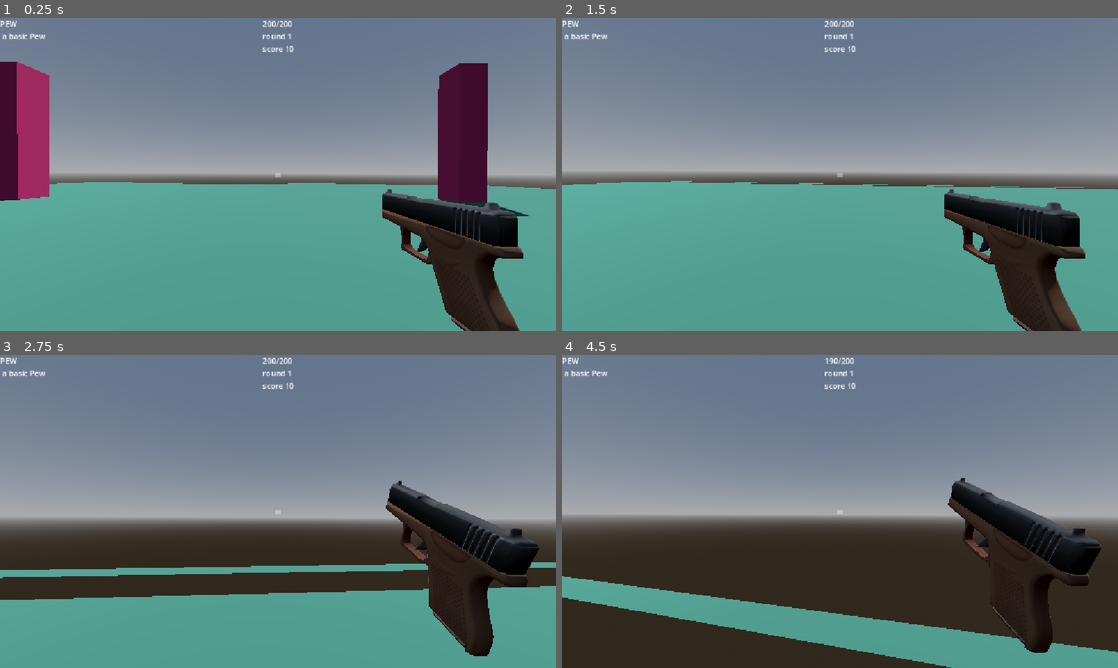
Above: before the commit, frames 1-4 (two rows, left to right).
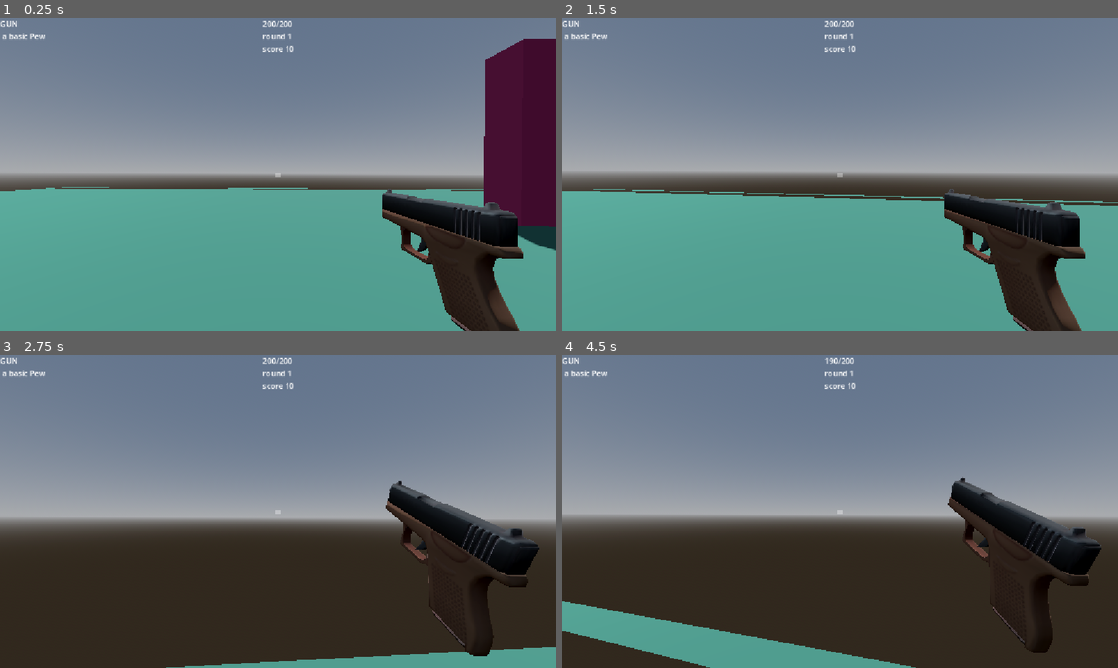
Above: after the commit, the same moments.

Repository: QusaiGDT/Doom-rougelike
Game: Godot game, scene res://Scenes/test.tscn
The game is run twice, just before and just after one commit, with the same random seed, the same clock (stepped at 60 frames per second) and the same inputs.
Inputs (mouse positions are in pixels of both pictures, inside the frame that each line leads up to):
- Up to frame 1 (0.25 s): no input
- Up to frame 2 (1.5 s): move the mouse to (867, 174) at 0.52 s; hold W (up) from 0.53 s (still down); tap E (interact) at 0.6, 1.35 s; move the mouse to (812, 174) at 1.27 s
- Up to frame 3 (2.75 s): keep holding W (up); move the mouse to (289, 505) at 2.02 s; press the mouse at (289, 505) at 2.03 s; tap E (interact) at 2.3 s
- Up to frame 4 (4.5 s): keep holding W (up); move the mouse to (834, 517) at 2.77 s; release the mouse at (834, 517) at 2.78 s; tap E (interact) at 2.85, 3.6 s; tap Enter at 3.5 s; move the mouse to (878, 514) at 3.52 s; tap Space at 4.25 s; move the mouse to (795, 508) at 4.27 s; click (795, 508) at 4.35 s

The runs differ from the first frame. In frame 1, 16% of the frame differs, in the area x 0-100%, y 0-75%; in frame 2, 3.8%; in frame 3, 21%, in the area x 0-100%, y 0-100%; in frame 4, 14%.

Commit message:
added large pinky and loot box

Diff:
--- a/doom-rougelike/AutoLoad.gd
+++ b/doom-rougelike/AutoLoad.gd
@@ -2,7 +2,8 @@
 
 const IMP = preload("uid://cokrj0yjmgi7g")
 const PINKY = preload("res://Characters/pinky/Pinky.tscn")
-var enemies := {IMP : 1, PINKY : 3,}
+const LARGE_PINKY = preload("uid://brf2ymcp64p76")
+var enemies := {IMP : 1, PINKY : 3,LARGE_PINKY : 8}
 
 
 const GUN = preload("uid://b2bivfao7due4")
--- /dev/null
+++ b/doom-rougelike/Characters/Large pinky/Large Pinky.tscn
@@ -0,0 +1,47 @@
+[gd_scene format=3 uid="uid://brf2ymcp64p76"]
+
+[ext_resource type="Script" uid="uid://c1dfm7s27iywp" path="res://Characters/pinky/pinky.gd" id="1_sfn4y"]
+[ext_resource type="Texture2D" uid="uid://bvbjmx8bokbbg" path="res://assets/favorite-iteration-of-the-pinky-demon-v0-7ike6v78zstd1.png" id="2_sqmhj"]
+
+[sub_resource type="StandardMaterial3D" id="StandardMaterial3D_n4nvk"]
+transparency = 2
+alpha_scissor_threshold = 0.5
+alpha_antialiasing_mode = 0
+shading_mode = 0
+albedo_texture = ExtResource("2_sqmhj")
+uv1_scale = Vector3(1.91, 1.91, 1.91)
+uv1_offset = Vector3(0.135, 0.005, 0)
+billboard_mode = 2
+
+[sub_resource type="BoxMesh" id="BoxMesh_cr116"]
+material = SubResource("StandardMaterial3D_n4nvk")
+size = Vector3(2.405, 4, 0)
+
+[sub_resource type="BoxShape3D" id="BoxShape3D_uhn5l"]
+size = Vector3(1.37, 2, 1)
+
+[node name="Pinky" type="CharacterBody3D" unique_id=5320872 groups=["damagable"]]
+collision_layer = 2
+collision_mask = 7
+script = ExtResource("1_sfn4y")
+fire_rate = 2.0
+projectile_damage = 25.0
+projectile_speed = 20.0
+hp = 300
+
+[node name="NavigationAgent3D" type="NavigationAgent3D" parent="." unique_id=1889343064]
+
+[node name="MeshInstance3D" type="MeshInstance3D" parent="." unique_id=297090716]
+transform = Transform3D(1, 0, 0, 0, 1, 0, 0, 0, 1, 0, 2, 0)
+mesh = SubResource("BoxMesh_cr116")
+
+[node name="CollisionShape3D" type="CollisionShape3D" parent="." unique_id=842866269]
+transform = Transform3D(2, 0, 0, 0, 2, 0, 0, 0, 2, 0, 2, 0)
+shape = SubResource("BoxShape3D_uhn5l")
+
+[node name="RayCast3D" type="RayCast3D" parent="." unique_id=1512106483]
+transform = Transform3D(1, 0, 0, 0, 1, 0, 0, 0, 1, 0, 1.8668356, 0)
+target_position = Vector3(0, 0, -20)
+
+[node name="Projectile spawn point" type="Node3D" parent="." unique_id=1749674320]
+transform = Transform3D(1, 0, 0, 0, 1, 0, 0, 0, 1, 0, 1, -0.9395329)
--- a/doom-rougelike/Characters/player/Player.tscn
+++ b/doom-rougelike/Characters/player/Player.tscn
@@ -10,13 +10,19 @@
 script = ExtResource("1_0016b")
 
 [node name="CollisionShape3D" type="CollisionShape3D" parent="." unique_id=900569181]
+transform = Transform3D(1, 0, 0, 0, 1, 0, 0, 0, 1, 0, 1, 0)
 shape = SubResource("CapsuleShape3D_0016b")
 
 [node name="Camera3D" type="Camera3D" parent="." unique_id=58561902]
+transform = Transform3D(1, 0, 0, 0, 1, 0, 0, 0, 1, 0, 1.3877523, 0)
 
 [node name="Weapon holder" type="Node3D" parent="Camera3D" unique_id=1302384302]
 
 [node name="Gun" parent="Camera3D/Weapon holder" unique_id=2070773366 instance=ExtResource("2_rvyn0")]
+
+[node name="Interact cast" type="RayCast3D" parent="Camera3D" unique_id=872530175]
+target_position = Vector3(0, 0, -2)
+collision_mask = 4
 
 [node name="Ui" type="Control" parent="." unique_id=178775446]
 layout_mode = 3
--- a/doom-rougelike/Characters/player/player.gd
+++ b/doom-rougelike/Characters/player/player.gd
@@ -21,6 +21,11 @@
 		current_weapon = weapon_holder.get_child(0) as WeaponBase
 
 func _unhandled_input(event):
+	if Input.is_action_just_pressed("interact"):
+		if $"Camera3D/Interact cast".is_colliding():
+			if $"Camera3D/Interact cast".get_collider().is_in_group("Interactable"):
+				$"Camera3D/Interact cast".get_collider().interact()
+
 	if event is InputEventMouseMotion:
 		rotate_y(-event.relative.x * SENSITIVITY)
 		camera.rotate_x(-event.relative.y * SENSITIVITY)
--- a/doom-rougelike/Scenes/WeaponSpawner.gd
+++ b/doom-rougelike/Scenes/WeaponSpawner.gd
@@ -1,6 +1,34 @@
 extends Node3D
 
+var weapon_held: Node
+
+func interact() -> void:
+
+	var holder = $"../Player/Camera3D/Weapon holder/"
+	var player_weapon = null
+
+	if holder.get_child_count() > 0:
+		player_weapon = holder.get_child(0)
+		holder.remove_child(player_weapon)
+
+	if is_instance_valid(weapon_held):
+		if weapon_held.get_parent():
+			weapon_held.get_parent().remove_child(weapon_held)
+		holder.add_child(weapon_held)
+
+		weapon_held.position = Vector3.ZERO
+		weapon_held.rotation = Vector3.ZERO
+		weapon_held.show()
+
+	weapon_held = player_weapon
+	if is_instance_valid(weapon_held):
+		add_child(weapon_held)
+		weapon_held.hide()
+
 func create_weapon() -> void:
+	if is_instance_valid(weapon_held):
+		weapon_held.queue_free()
+
 	@warning_ignore("integer_division")
 	var budget: int = AutoLoad.point_budget / 8
 
@@ -20,7 +48,9 @@
 		base.add_child(mod_instance)
 		base.active_mods.append(mod_instance)
 
-	var holder = $"../Player/Camera3D/Weapon holder/"
-	for child in holder.get_children():
-		child.queue_free()
-	holder.add_child(base)
+	weapon_held = base
+	add_child(weapon_held)
+	weapon_held.hide()
+	show()
+	await get_tree().create_timer(10).timeout
+	get_parent()._ready()
--- a/doom-rougelike/Scenes/test.gd
+++ b/doom-rougelike/Scenes/test.gd
@@ -1,9 +1,9 @@
 extends Node3D
 
+var end_of_round := false
+
 func _ready() -> void:
-
-	$"Weapon Spawner".create_weapon()
-
+	end_of_round = false
 	for enemy in AutoLoad.get_roster(AutoLoad.point_budget,AutoLoad.enemies):
 		var spawn_point = $"spawn locations".get_children().pick_random()
 		var enemy_inst = enemy.instantiate()
@@ -11,8 +11,11 @@
 		enemy_inst.global_position = spawn_point.global_position
 		await get_tree().create_timer(0.25).timeout
 
+
+
 func _process(_delta: float) -> void:
-	if $Enemies.get_child_count() == 0:
+	if $Enemies.get_child_count() == 0 and not end_of_round:
+		end_of_round = true
 		AutoLoad.room_number += 1
 		AutoLoad.point_budget = round(10.0 * pow(1.55, AutoLoad.room_number - 1))
-		_ready()
+		$"Weapon Spawner".create_weapon()
--- a/doom-rougelike/Scenes/test.tscn
+++ b/doom-rougelike/Scenes/test.tscn
@@ -118,7 +118,11 @@
 
 [node name="Enemies" type="Node" parent="." unique_id=1992222570]
 
-[node name="Weapon Spawner" type="Node3D" parent="." unique_id=360883041]
+[node name="Weapon Spawner" type="CSGBox3D" parent="." unique_id=1033827604 groups=["Interactable"]]
+transform = Transform3D(1, 0, 0, 0, 1, 0, 0, 0, 1, 0, 1, 0)
+visible = false
+use_collision = true
+collision_layer = 4
+collision_mask = 7
+material = SubResource("StandardMaterial3D_o3qbn")
 script = ExtResource("4_ys1qc")
-
-[connection signal="child_exiting_tree" from="Enemies" to="." method="_on_enemies_child_exiting_tree"]
--- a/doom-rougelike/Weapons/Shotgun/Shotgun.tscn
+++ b/doom-rougelike/Weapons/Shotgun/Shotgun.tscn
@@ -20,6 +20,7 @@
 
 [sub_resource type="Animation" id="Animation_hwbi2"]
 resource_name = "shoot"
+length = 1.5
 step = 0.1
 tracks/0/type = "value"
 tracks/0/imported = false
@@ -28,7 +29,7 @@
 tracks/0/interp = 1
 tracks/0/loop_wrap = true
 tracks/0/keys = {
-"times": PackedFloat32Array(0, 0.3, 1),
+"times": PackedFloat32Array(0, 0.5, 1.5),
 "transitions": PackedFloat32Array(0.066985905, 1, 1),
 "update": 0,
 "values": [Vector3(0, 1.5707964, 0), Vector3(-1.5393152e-08, 1.5707964, 0.3598718), Vector3(0, 1.5707964, 0)]
@@ -43,7 +44,8 @@
 [node name="shotgun" type="Node3D" unique_id=2070773366]
 script = ExtResource("1_3lyww")
 description = "smoove off"
-base_fire_rate = 1.0
+base_damage = 20.0
+base_fire_rate = 1.5
 
 [node name="shotgun" parent="." unique_id=141467930 instance=ExtResource("2_x3vbk")]
 transform = Transform3D(-4.6332087e-08, 9.860548e-10, 1, 0.35215425, 0.935942, 1.5393152e-08, -0.935942, 0.35215425, -4.371139e-08, 0.13158782, -0.065147445, -0.19329439)
--- a/doom-rougelike/Weapons/WeaponBase.gd
+++ b/doom-rougelike/Weapons/WeaponBase.gd
@@ -37,7 +37,7 @@
 	for mod in active_mods:
 		if mod is StatModBase:
 			total_dmg *= mod.damage_mult
-	return total_dmg
+	return maxf(total_dmg, base_damage * 0.1)
 
 func get_fire_rate() -> float:
 	var total_rate = base_fire_rate
@@ -62,6 +62,18 @@
 
 func calculate_shot_damage() -> float:
 	var dmg = get_damage()
-	if randf() < get_crit_chance():
-		dmg *= get_crit_mult()
+	var chance = get_crit_chance()
+	var base_crit_m = get_crit_mult()
+
+	var guaranteed_crits: int = int(chance)
+
+	var bonus_chance: float = fmod(chance, 1.0)
+
+	var total_crits: int = guaranteed_crits
+	if randf() < bonus_chance:
+		total_crits += 1
+
+	for i in range(total_crits):
+		dmg *= base_crit_m
+
 	return dmg
--- a/doom-rougelike/effects/Cannon.tscn
+++ b/doom-rougelike/effects/Cannon.tscn
@@ -7,4 +7,4 @@
 mod_name = "Cannon"
 description = "2x damage, -50% fire rate "
 damage_mult = 2.0
-fire_rate_mult = 0.5
+fire_rate_mult = 1.5
--- a/doom-rougelike/effects/Gambling addection.tscn
+++ b/doom-rougelike/effects/Gambling addection.tscn
@@ -4,7 +4,7 @@
 
 [node name="Gambling" type="Node" unique_id=899190444]
 script = ExtResource("1_8k2o2")
-mod_name = "Gambling addect"
+mod_name = "Gambling addict"
 description = "+50% Crit chance, +500% crit damage, -75% base damage "
 damage_mult = 0.25
 bonus_crit_chance = 0.5
--- a/doom-rougelike/project.godot
+++ b/doom-rougelike/project.godot
@@ -37,6 +37,7 @@
 [global_group]
 
 damagable=""
+Interactable=""
 
 [input]
 
